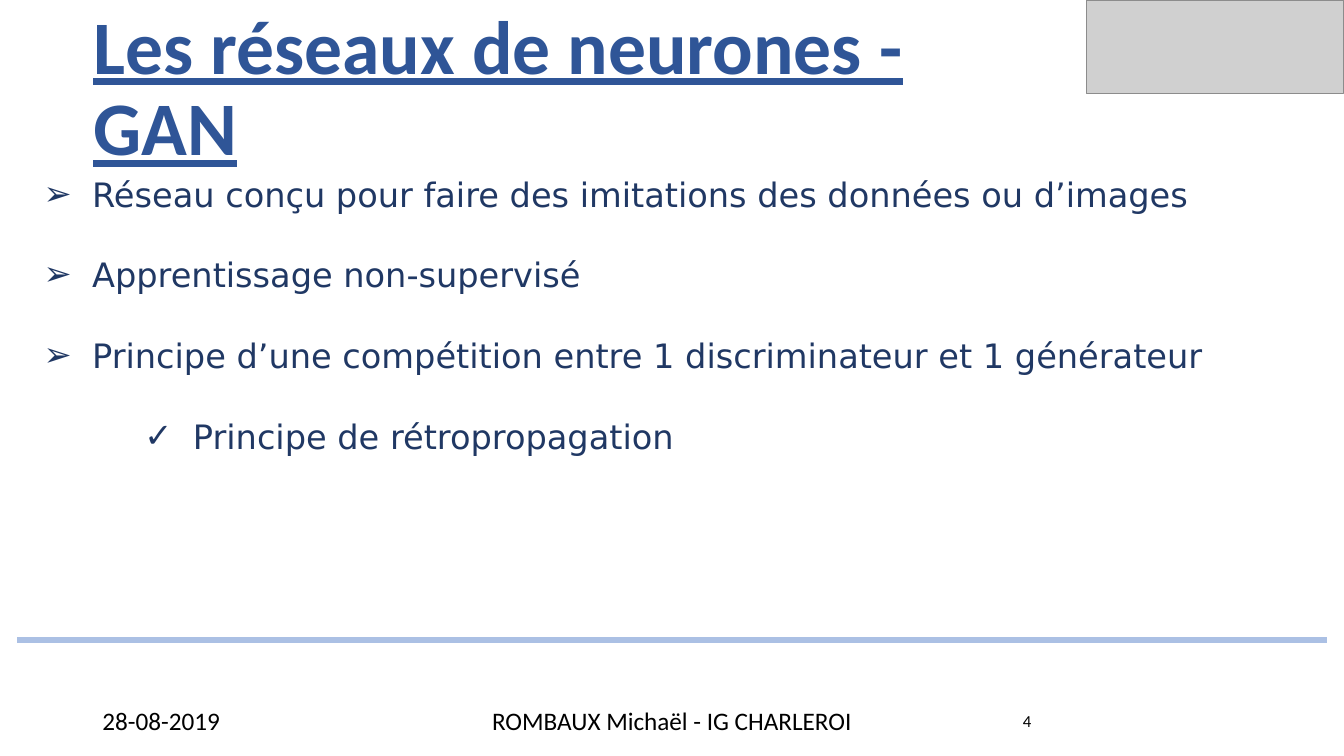
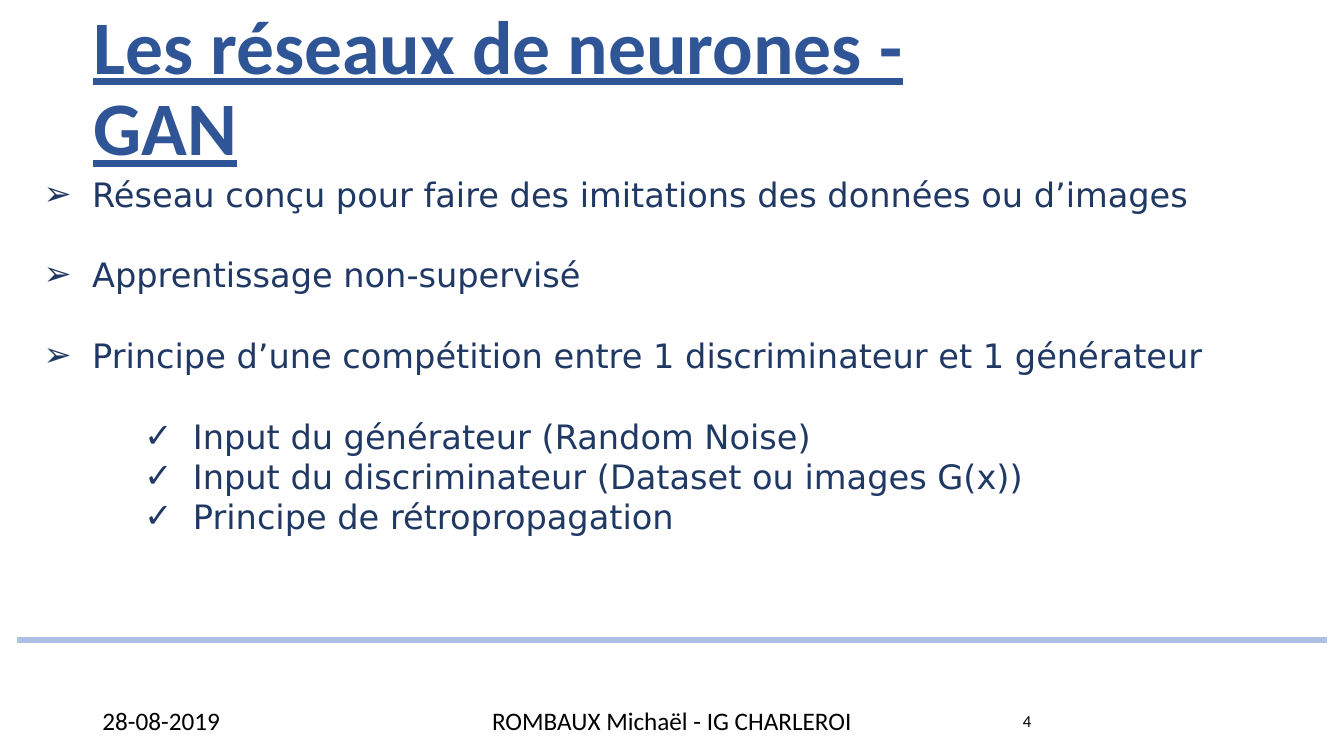
Before and after one commit to rombaux/PyTorch-GAN, a slide deck: slide 4 of assets/20190828_TFE.pptx. Drawn at 1344x756 pixels with LibreOffice and Linux fonts; fonts in the diff are those of the drawing; grey boxes stand for pictures; background and template pictures are left out. Boxes give left, top, right and bottom in pixels: in the first picture for what was removed or moved away, otherwise in the second. Text is boxed around its words. In the diff, an @@ line names an element or a change of style, - is before the commit and + after.

```diff
--- a/assets/20190828_TFE.pptx
+++ b/assets/20190828_TFE.pptx
@@ picture removed at bbox=[1087, 0, 1344, 94] @@
@@ text at bbox=[193, 422, 1022, 496]: paragraphs added @@
+    ✓ Input du générateur (Random Noise)
+    ✓ Input du discriminateur (Dataset ou images G(x))
```
Also in this commit, not shown: 14 other slides changed.
